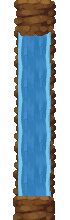
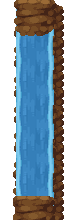
Layered file, before and after one edit (70 × 220). Changes by layer:
painted on "Layer 6" over [16, 173, 54, 206]
painted on "Layer 5" over [16, 139, 54, 173]
painted on "Layer 4" over [16, 105, 54, 141]
painted on "Layer 3" over [16, 70, 54, 109]
painted on "Layer 2 copy" over [16, 9, 54, 45]
painted on "Layer 2" over [16, 36, 54, 77]
added layer "Layer 8 copy 15" above "Layer 8 copy 14" over [22, 176, 64, 220]
added layer "Layer 8 copy 14" above "Layer 8 copy 13" over [22, 160, 64, 201]
added layer "Layer 8 copy 13" above "Layer 8 copy 12" over [22, 139, 64, 180]
added layer "Layer 8 copy 12" above "Layer 8 copy 11" over [22, 121, 64, 162]
added layer "Layer 8 copy 11" above "Layer 8 copy 10" over [22, 105, 64, 146]
added layer "Layer 8 copy 10" above "Layer 8 copy 9" over [22, 84, 64, 125]
added layer "Layer 8 copy 9" above "Layer 8 copy 8" over [22, 66, 64, 107]
added layer "Layer 8 copy 8" above "Layer 8 copy 7" over [22, 50, 64, 91]
added layer "Layer 8 copy 7" above "Layer 8 copy 6" over [22, 84, 64, 125]
added layer "Layer 8 copy 6" above "Layer 8 copy 5" over [22, 66, 64, 107]
added layer "Layer 8 copy 5" above "Layer 8 copy 4" over [22, 50, 64, 91]
added layer "Layer 8 copy 4" above "Layer 8 copy 3" over [22, 34, 64, 75]
added layer "Layer 8 copy 3" above "Layer 8 copy 2" over [22, 16, 64, 57]
added layer "Layer 8 copy 2" above "Layer 8 copy" over [22, 0, 64, 41]
